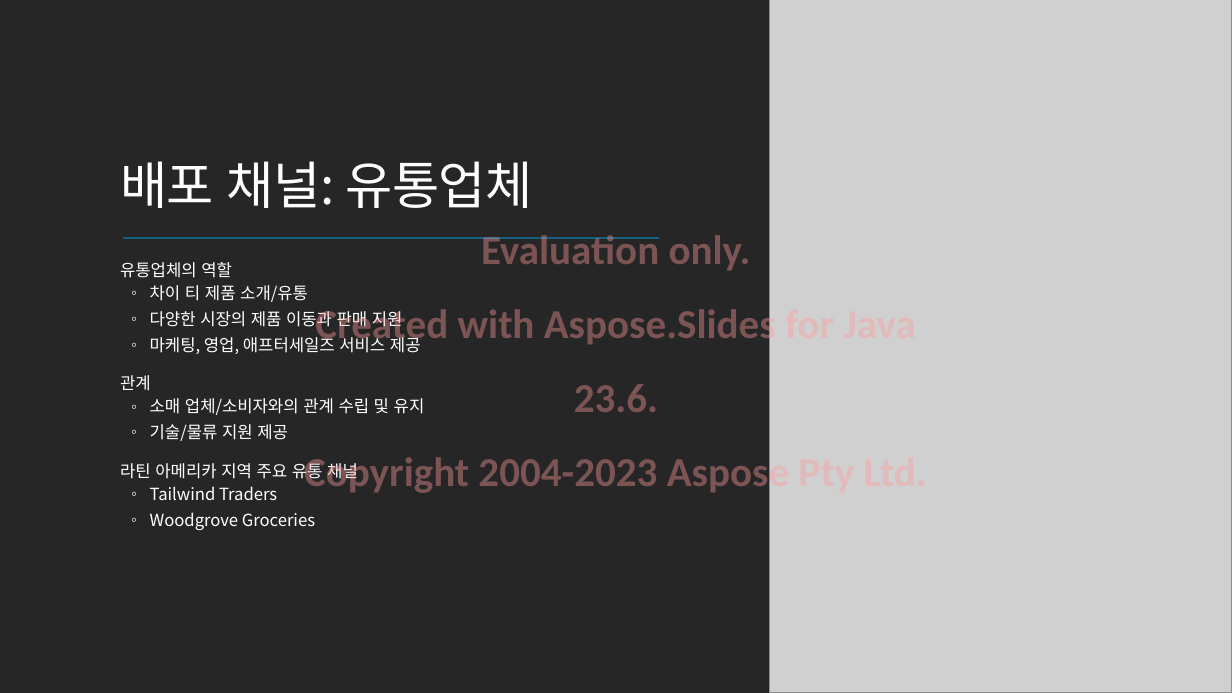
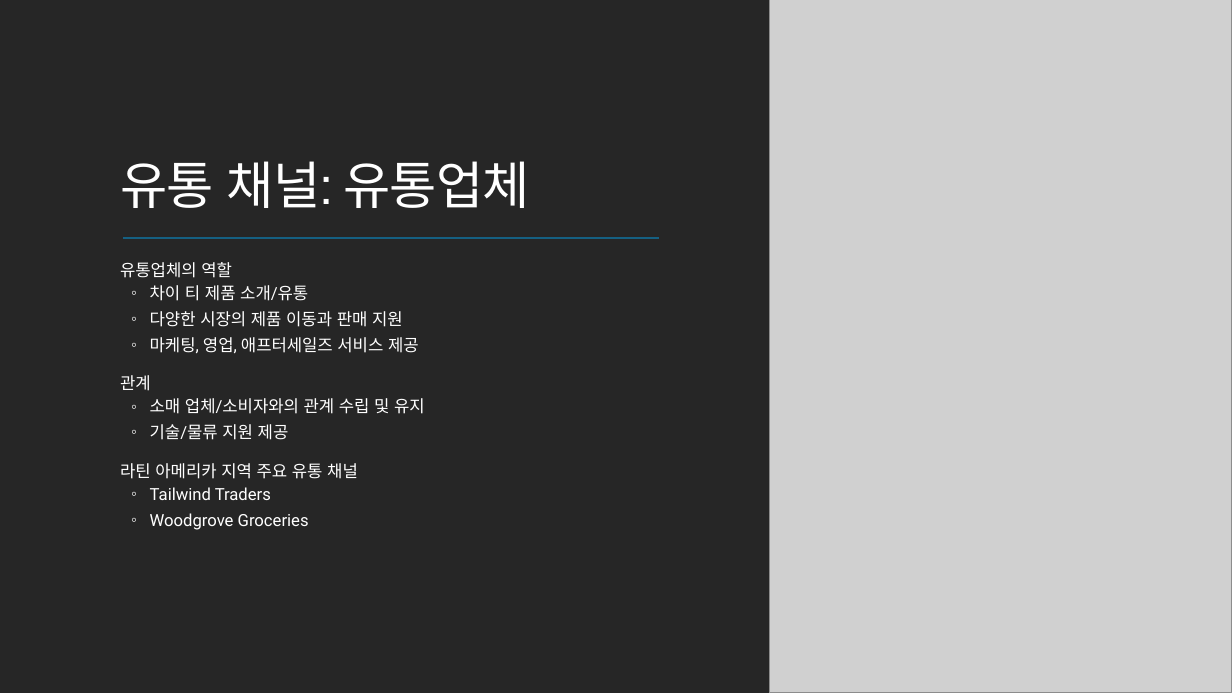
Before and after one commit to MicrosoftLearning/MS-4004-Empower-workforce-copilot-use-cases.ko-kr, a slide deck: slide 10 of ResourceFiles/Mystic Spice Premium Chai Market Analysis Presentation.pptx. Drawn at 1232x693 pixels with LibreOffice and Linux fonts; fonts in the diff are those of the drawing; grey boxes stand for pictures. Boxes give left, top, right and bottom in pixels: in the first picture for what was removed or moved away, otherwise in the second. Text is boxed around its words. In the diff, an @@ line names an element or a change of style, - is before the commit and + after.

```diff
--- a/ResourceFiles/Mystic Spice Premium Chai Market Analysis Presentation.pptx
+++ b/ResourceFiles/Mystic Spice Premium Chai Market Analysis Presentation.pptx
@@ title at [120, 161, 530, 208]: text changed; font Noto Sans CJK KR to Roboto Slab @@
-배포 채널: 유통업체
+유통 채널: 유통업체
@@ text removed at [304, 235, 789, 496] @@
-Evaluation only.
-Created with Aspose.Slides for Java 23.6.
-Copyright 2004-2023 Aspose Pty Ltd.
@@ text "유통업체의 역할" at [120, 262, 425, 530]: font Noto Sans CJK KR to Roboto @@
```
Also in this commit, not shown: 13 other slides changed, 19 other files.
